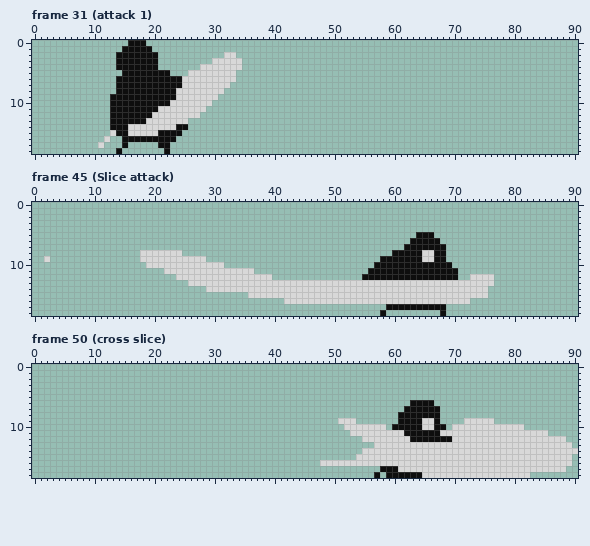
Pixel-art file, stored at Assets/Sprites/Enemy Sprites/Assassin/Assassin.aseprite. That is the earlier state.
91x19 pixels, 64 frames. Pixels under 10% opacity are left out. Colours within 5 levels of each other are drawn and written as one. Shown: frame 31 (attack 1), frame 45 (Slice attack), frame 50 (cross slice). The commit also changed other frames, which this record leaves out.
The result:
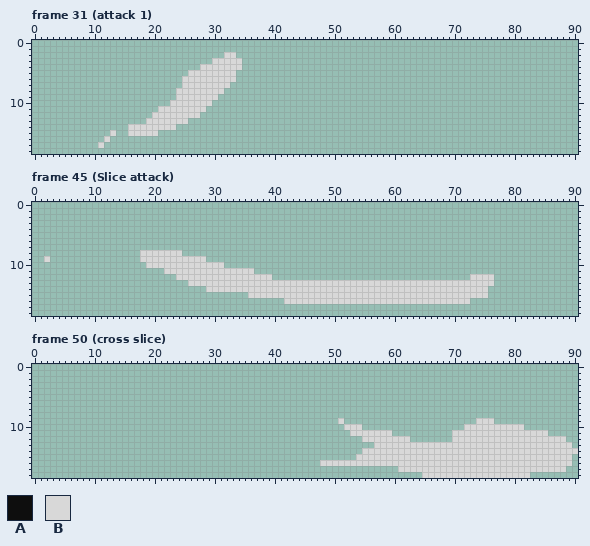
Palette (. is transparent): A #0e0e0e  B #d8d8d8
From old to new:
layer "Layer 4" now hidden
Frame 31 (attack 1):
y 0: x 16..18 AAA -> ...
y 1: x 15..19 AAAAA -> .....
y 2..4: x 14..20 AAAAAAA -> .......
y 5: x 15..22 AAAAAAAA -> ........
y 6..7: x 14..24 AAAAAAAAAAA -> ...........
y 8: x 14..23 AAAAAAAAAA -> ..........
y 9: x 13..23 AAAAAAAAAAA -> ...........
y 10: x 13..22 AAAAAAAAAA -> ..........
y 11: x 13..20 AAAAAAAA -> ........
y 12: x 13..19 AAAAAAA -> .......
y 13: x 13..18 AAAAAA -> ......
y 14: x 13..15 AAA -> ...; x 24..25 AA -> ..
y 15: x 14..15 AA -> ..; x 21..24 AAAA -> ....
y 16: x 15..23 AAAAAAAAA -> .........
y 17: x 15 A -> .; x 21..22 AA -> ..
y 18: x 14 A -> .; x 22 A -> .
Frame 45 (Slice attack):
y 5: x 64..66 AAA -> ...
y 6: x 63..67 AAAAA -> .....
y 7: x 62..68 AAAAAAA -> .......
y 8: x 60..68 AAAAABBAA -> .........
y 9: x 58..68 AAAAAAABBAA -> ...........
y 10: x 57..69 AAAAAAAAAAAAA -> .............
y 11: x 56..70 AAAAAAAAAAAAAAA -> ...............
y 12: x 55..70 AAAAAAAAAAAAAAAA -> ................
y 17: x 59..68 AAAAAAAAAA -> ..........
y 18: x 58 A -> .; x 68 A -> .
Frame 50 (cross slice):
y 6: x 63..66 AAAA -> ....
y 7: x 62..67 AAAAAA -> ......
y 8: x 61..67 AAAAAAA -> .......
y 9: x 52..53 BB -> ..; x 61..67 AAAABBA -> .......; x 72..73 BB -> ..
y 10: x 55..58 BBBB -> ....; x 60..68 AAAAABBAA -> .........; x 70..71 BB -> ..
y 11: x 60..69 BBAAAAAABB -> ..........
y 12: x 63..69 AAAAAAA -> .......
y 17: x 58..60 AAA -> ...
y 18: x 57 A -> .; x 59..64 AAAAAA -> ......
Pixel boxes of the changes (left, top, right, bottom) in both pictures:
erased: (110, 40, 188, 154)
erased: (362, 232, 458, 316)
erased: (344, 400, 476, 478)
